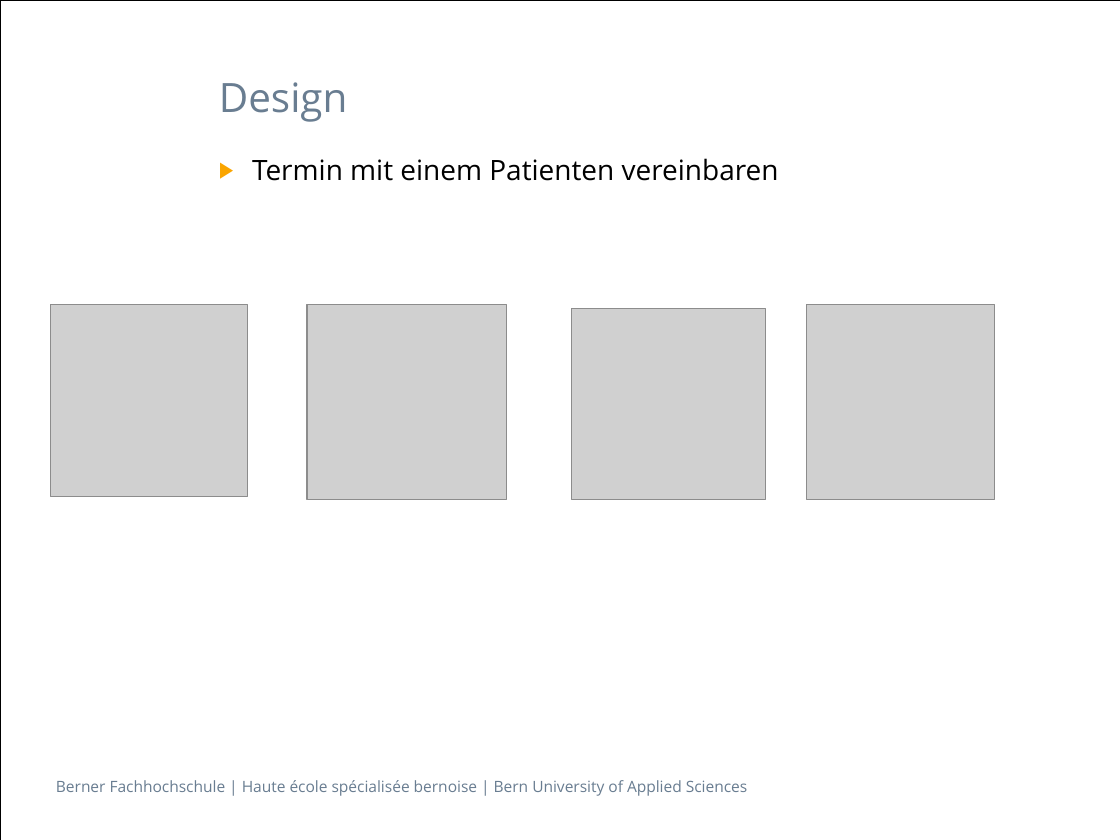
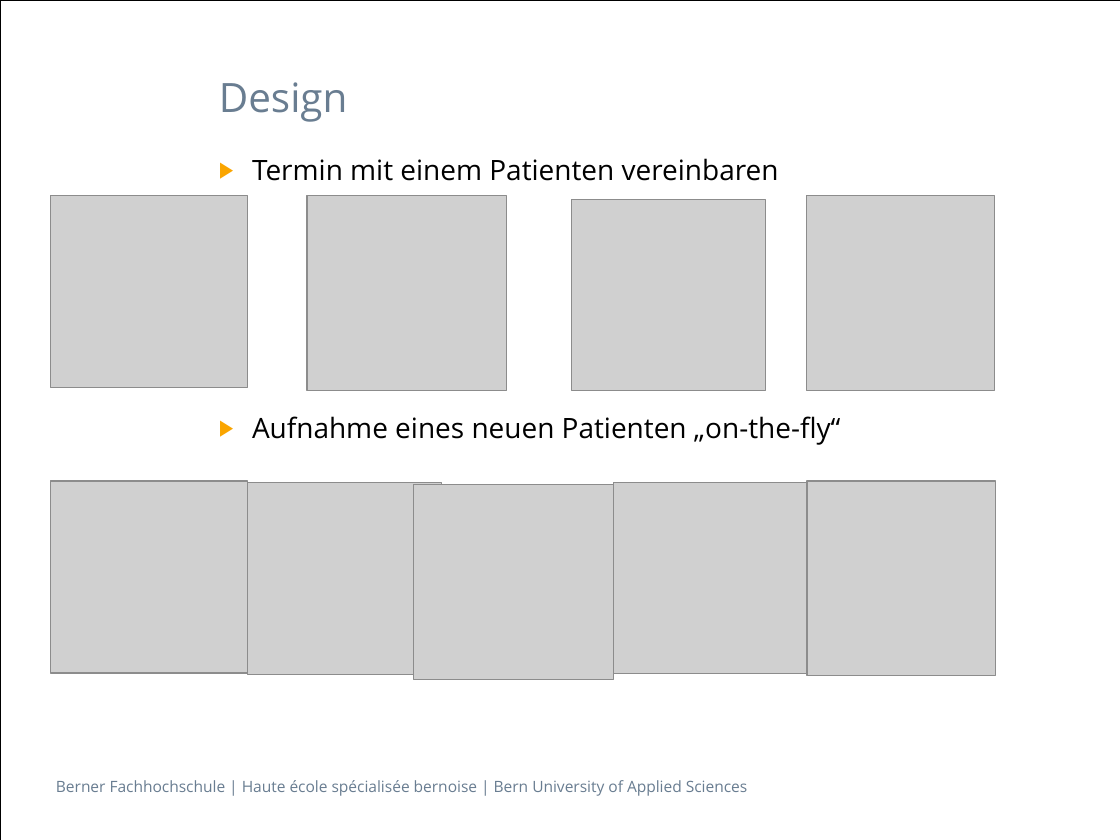
Before and after one commit to isels1/ch.bfh.btx8081.w2015.blue, a slide deck: slide 7 of doc/Task03/Task3.pptx. Drawn at 1120x840 pixels with LibreOffice and Linux fonts; fonts in the diff are those of the drawing; grey boxes stand for pictures. Boxes give left, top, right and bottom in pixels: in the first picture for what was removed or moved away, otherwise in the second. Text is boxed around its words. In the diff, an @@ line names an element or a change of style, - is before the commit and + after.

```diff
--- a/doc/Task03/Task3.pptx
+++ b/doc/Task03/Task3.pptx
@@ 4 pictures: place and size @@
-4 pictures at bbox=[50, 305, 995, 500]
+4 pictures at bbox=[50, 196, 995, 391]
@@ text at bbox=[252, 416, 841, 445]: paragraph added @@
+▶ Aufnahme eines neuen Patienten „on-the-fly“
@@ picture added at bbox=[50, 480, 248, 673] @@
@@ picture added at bbox=[248, 482, 441, 674] @@
@@ picture added at bbox=[413, 485, 613, 680] @@
@@ picture added at bbox=[614, 483, 808, 673] @@
@@ picture added at bbox=[808, 480, 996, 675] @@
```
Also in this commit, not shown: 4 other slides changed, 2 slides added.
